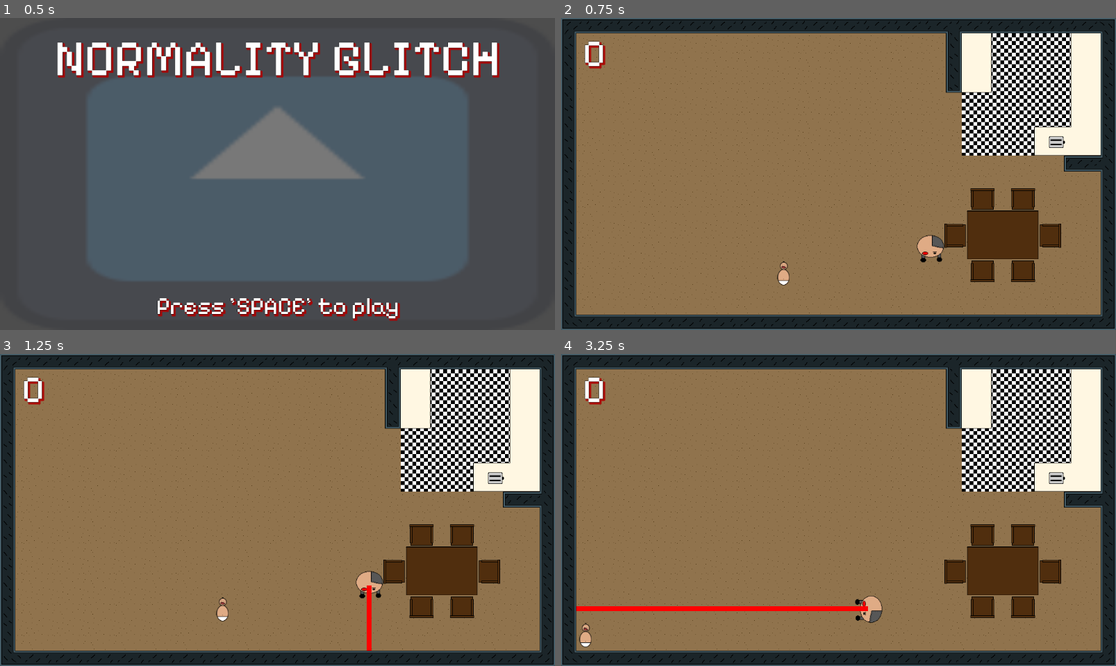
Above: before the commit, frames 1-4 (two rows, left to right).
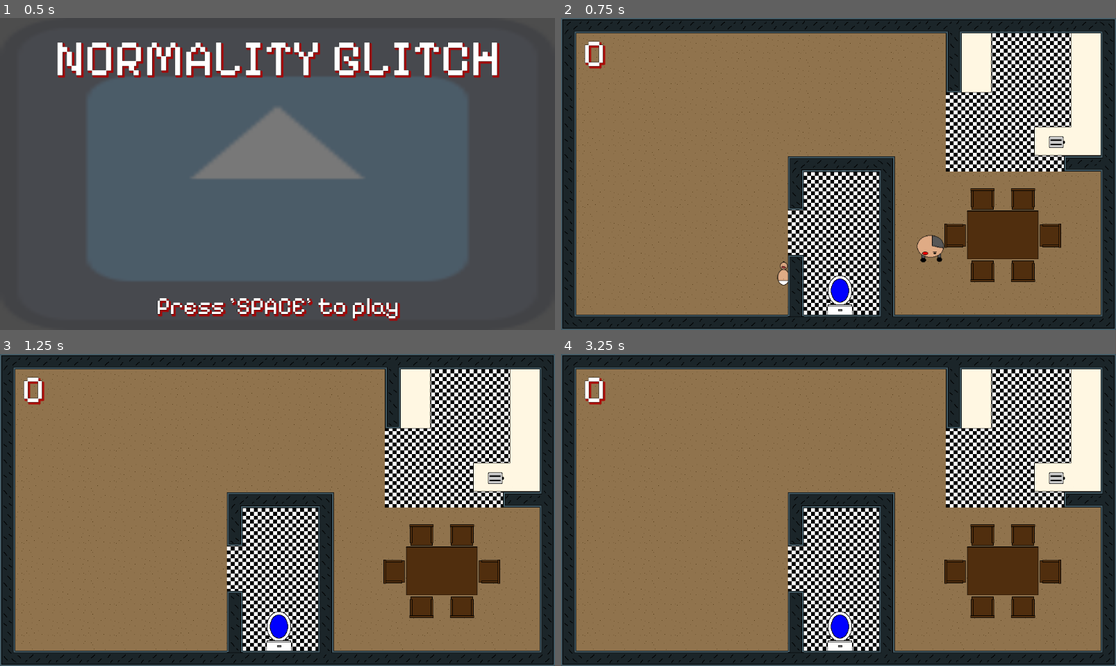
Above: after the commit, the same moments.

Repository: discoaaron/gamejam
Game: Godot game, scene res://scenes/menu/menu.tscn
The game is run twice, just before and just after one commit, with the same random seed, the same clock (stepped at 60 frames per second) and the same inputs. The engine's default icon, where the game draws it, is replaced by a stand-in: a white triangle on a blue panel in a dark square.
Inputs:
- Up to frame 1 (0.5 s): no input
- Up to frame 2 (0.75 s): tap Space (space) at 0.5 s; tap A (a) at 0.6 s
- Up to frame 3 (1.25 s): tap D (d) at 0.8 s
- Up to frame 4 (3.25 s): tap Space (space) at 1.25, 2 s; tap D (d) at 1.35 s; tap E (e) at 1.55, 2.1 s; tap Q (q) at 2.3, 2.85 s; tap S (s) at 3.05 s

Frame 1 is identical in both runs. In frame 2, 13% of the frame differs, in the area x 40-92%, y 4-96%; in frame 3, 13%; in frame 4, 14%, in the area x 2-92%, y 4-96%.

Commit message:
Placing assets

Diff:
--- a/game/Main.tscn
+++ b/game/Main.tscn
@@ -13,6 +13,7 @@
 [ext_resource type="PackedScene" uid="uid://bk1ine5xwxmip" path="res://scenes/all_kitchen/k_bflushend.tscn" id="9_8tx62"]
 [ext_resource type="PackedScene" uid="uid://bs7lus22j3wpu" path="res://scenes/risk_objects/toaster.tscn" id="12_arlyk"]
 [ext_resource type="PackedScene" uid="uid://conjny7l1pn1y" path="res://scenes/all_furniture/chair.tscn" id="13_jkp1c"]
+[ext_resource type="PackedScene" uid="uid://b3v76c1kw8qh8" path="res://scenes/risk_objects/toilet.tscn" id="13_wv7pw"]
 [ext_resource type="PackedScene" uid="uid://xgaahnhjccj" path="res://scenes/all_furniture/table.tscn" id="14_hcyx7"]
 [ext_resource type="AudioStream" uid="uid://d0dyiupatsmsv" path="res://sound/418866__name__heartbeat-loop.wav" id="15_k8mtv"]
 [ext_resource type="PackedScene" uid="uid://t50cjbmojbxg" path="res://scenes/hud/hud.tscn" id="16_2j5fn"]
@@ -141,6 +142,39 @@
 
 [node name="KBflushend" parent="Kitchen" instance=ExtResource("9_8tx62")]
 position = Vector2(1012, 256)
+
+[node name="bathroomwalls" type="Node" parent="."]
+
+[node name="walljoint" parent="bathroomwalls" instance=ExtResource("5_x3qqu")]
+position = Vector2(676, 589)
+
+[node name="walllongstraight" parent="bathroomwalls" instance=ExtResource("3_8747k")]
+position = Vector2(676, 451)
+
+[node name="wallcorner" parent="bathroomwalls" instance=ExtResource("2_iwlok")]
+position = Vector2(676, 303)
+
+[node name="wallstraight" parent="bathroomwalls" instance=ExtResource("3_52rpf")]
+position = Vector2(613, 303)
+rotation = 1.5708
+
+[node name="wallstraight2" parent="bathroomwalls" instance=ExtResource("3_52rpf")]
+position = Vector2(551, 303)
+rotation = 1.5708
+
+[node name="wallcorner2" parent="bathroomwalls" instance=ExtResource("2_iwlok")]
+position = Vector2(487, 304)
+rotation = -1.5708
+
+[node name="walljoint2" parent="bathroomwalls" instance=ExtResource("5_x3qqu")]
+position = Vector2(487, 588)
+
+[node name="wallstraightend" parent="bathroomwalls" instance=ExtResource("6_q67f0")]
+position = Vector2(487, 524)
+
+[node name="wallstraightend2" parent="bathroomwalls" instance=ExtResource("6_q67f0")]
+position = Vector2(488, 367)
+rotation = 3.14159
 
 [node name="Carpet" type="TextureRect" parent="."]
 z_index = -1
@@ -153,17 +187,29 @@
 
 [node name="KitchenFloor" type="TextureRect" parent="."]
 z_index = -1
-offset_left = 832.0
+offset_left = 799.0
 offset_top = 32.0
 offset_right = 1120.0
-offset_bottom = 286.0
+offset_bottom = 319.0
 texture = ExtResource("7_sk75g")
 stretch_mode = 1
 
+[node name="BathroomFloor" type="TextureRect" parent="."]
+offset_left = 471.0
+offset_top = 320.0
+offset_right = 660.0
+offset_bottom = 616.0
+texture = ExtResource("7_sk75g")
+stretch_mode = 1
+
 [node name="RiskItems" type="Node" parent="."]
 
 [node name="Toaster" parent="RiskItems" instance=ExtResource("12_arlyk")]
 position = Vector2(1027, 256)
+rotation = 1.5708
+
+[node name="Toilet" parent="RiskItems" instance=ExtResource("13_wv7pw")]
+position = Vector2(579, 569)
 rotation = 1.5708
 
 [node name="ChairsNTable" type="Node" parent="."]
--- a/game/autoloaders/signal_manager.gd
+++ b/game/autoloaders/signal_manager.gd
@@ -6,7 +6,7 @@
 signal baby_enter
 signal baby_exit
 
-signal risk_item_lasered(item)
+signal risk_item_lasered(collidedThing)
 signal baby_saved
 signal win_condition_achieved
 
--- a/game/main.gd
+++ b/game/main.gd
@@ -82,11 +82,11 @@
 func _getRandomPositionOnScreen() -> Vector2:
 	return Vector2(randi_range(spawn_offset, screen_size.x),randi_range(spawn_offset, screen_size.y))
 
-func game_over() -> void:
+func game_over(collidedThing) -> void:
 	ScoreManager.reset_score()
 	remove_child(dad)
 	remove_child(baby)
-	print("ya dun fucked up")
+	print("ya dun fucked up: ", collidedThing)
 
 func heart_pulse() -> void:
 	if Globals.heartbeat_pulse_ready:
--- a/game/scenes/laser/laser.gd
+++ b/game/scenes/laser/laser.gd
@@ -24,9 +24,9 @@
 		if is_colliding():
 			$Line2D.points[1] = to_local(get_collision_point())
 			var collidedThing = get_collider()
-			for item in things_to_check:
-				if collidedThing.get_class() == item:
-					SignalManager.risk_item_lasered.emit(item)
+			if collidedThing is Baby or Toaster:
+				SignalManager.risk_item_lasered.emit(collidedThing)
+				#print("Collided with: ", collidedThing)
 		else:
 			$Line2D.points[1] = target_position
 	else:
--- /dev/null
+++ b/game/scenes/risk_objects/toilet.tscn
@@ -0,0 +1,16 @@
+[gd_scene load_steps=3 format=3 uid="uid://b3v76c1kw8qh8"]
+
+[ext_resource type="Texture2D" uid="uid://bsr7rh8uqa2l8" path="res://art/Toilet.png" id="1_g1fb4"]
+
+[sub_resource type="RectangleShape2D" id="RectangleShape2D_cltnn"]
+size = Vector2(50, 82)
+
+[node name="Toilet" type="StaticBody2D"]
+
+[node name="Sprite2D" type="Sprite2D" parent="."]
+texture = ExtResource("1_g1fb4")
+
+[node name="CollisionShape2D" type="CollisionShape2D" parent="."]
+position = Vector2(7, 1.90735e-06)
+rotation = 1.5708
+shape = SubResource("RectangleShape2D_cltnn")
Not shown: 1 places in game/Main.tscn that only renumber resources
